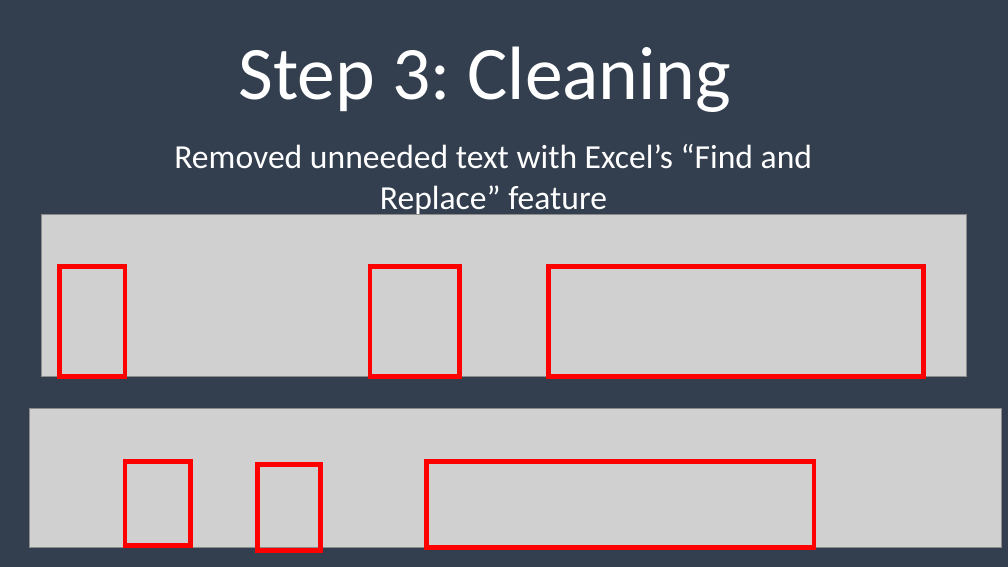
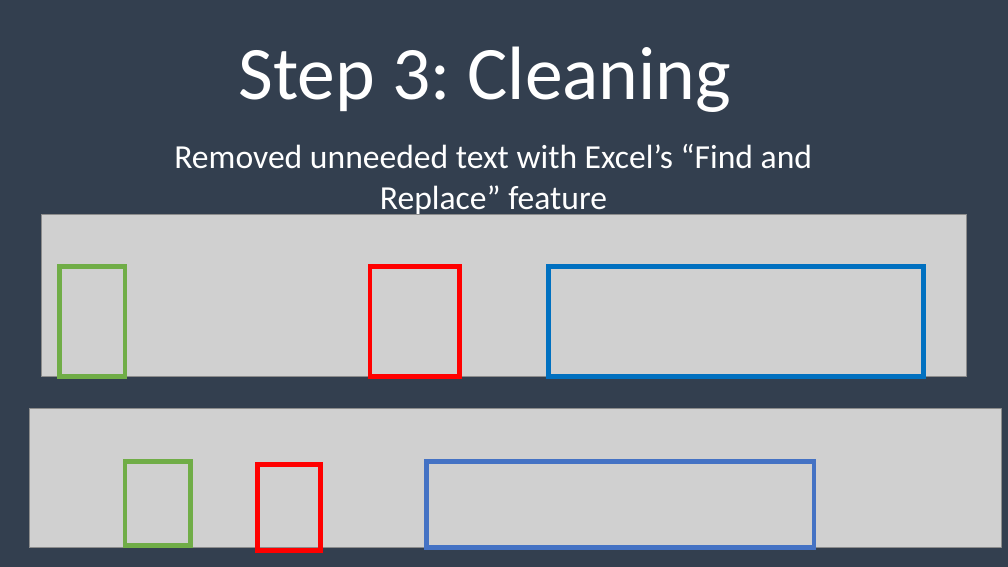
Before and after one commit to FaisalAlsaadi/2023-4516CSQR-FaisalAlsaadi, a slide deck: slide 11 of presentation.pptx. Drawn at 1008x567 pixels with LibreOffice and Linux fonts; fonts in the diff are those of the drawing; grey boxes stand for pictures. Boxes give left, top, right and bottom in pixels: in the first picture for what was removed or moved away, otherwise in the second. Text is boxed around its words. In the diff, an @@ line names an element or a change of style, - is before the commit and + after.

```diff
--- a/presentation.pptx
+++ b/presentation.pptx
@@ rectangle at [60, 267, 125, 377]: outline #FF0000 4.5 pt to #70AD47 4.5 pt @@
@@ rectangle at [549, 267, 924, 377]: outline #FF0000 4.5 pt to #0070C0 4.5 pt @@
@@ rectangle at [125, 462, 190, 546]: outline #FF0000 4.5 pt to #70AD47 4.5 pt @@
@@ rectangle at [426, 462, 814, 548]: outline #FF0000 4.5 pt to #4472C4 4.5 pt @@
```
Also in this commit, not shown: 9 other slides changed, 2 slides added.
